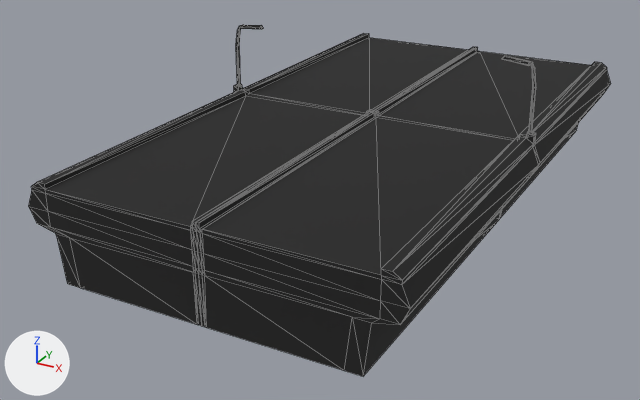
The glTF model public/road.glb as it was, and as the next commit left it.
Both versions are drawn from a 50 mm camera at (2.43, -5.15, 2.15) aimed at (-0.21, -0.36, -0.24). Lighting does not change. The marker at lower left points along +X, +Y and +Z. Mesh edges are drawn as thin lines. Vertices at the same position are counted once.

Script lines for the objects in view, before the commit:
```python
mat_tester = principled_material('Tester')
mat_tester.base_color = (0.0106, 0.0106, 0.0106)  # black #1a1a1a
mat_tester.roughness = 0.866
me_cube_001 = bpy.data.meshes.new('Cube.001')
me_cube_001.from_pydata(...)  # 308 vertices, 612 faces; spans x -1.15..1.15, y -2.0..2.0, z -0.28..0.79
me_cube_001.materials.append(mat_tester)  # black #1a1a1a
ob_cube = bpy.data.objects.new('Cube', me_cube_001)
ob_cube.location = (0.0, 0.0, 0.0)
```
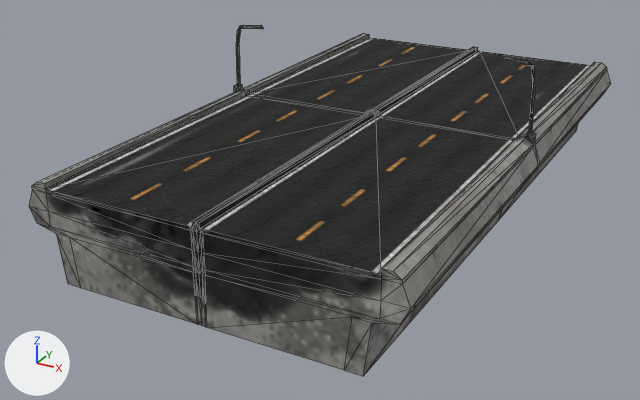
The newer file is also turned or shifted as a whole; pictures and numbers use the older file's frame.

The change, as a diff of the scene's bpy script:
```diff
--- a/public/road.glb.py
+++ b/public/road.glb.py
@@ img_image_1 @@
+img_image_1 = load_image('Image_1', '_unpacked/Image_1', 1024, 1024, 'Non-Color')
@@ img_image_2 @@
+img_image_2 = load_image('Image_2', '_unpacked/Image_2', 1024, 1024, 'Non-Color')
@@ img_image_0 @@
+img_image_0 = load_image('Image_0', '_unpacked/Image_0', 1024, 1024, 'sRGB')
@@ mat_tester @@
 mat_tester = bpy.data.materials.new('Tester')
-# nodes: BsdfPrincipled, OutputMaterial
-# colours: black #1a1a1a
+# nodes: BsdfPrincipled, NormalMap, OutputMaterial, SeparateColor, TexImage x3
+# uses the picture img_image_0
+# uses the picture img_image_1
+# uses the picture img_image_2
@@ me_cube_001 @@
 # used by ob_cube; location = (0.0, 0.0, 0.0)
-me_cube_001.from_pydata(...)  # 308 vertices, 612 faces; spans x -1.15..1.15, y -2.0..2.0, z -0.28..0.79
+me_cube_001.from_pydata(...)  # 270 vertices, 540 faces; spans x -1.15..1.15, y -2.0..2.0, z -0.28..0.79
+# me_cube_001 part 1: 246 kept faces spanning x -1.15..1.1, y -2.0..2.0, z -0.28..0.79 get new texture (UV) coordinates
 me_cube_001.materials.append(mat_tester)
```

Boxes (x1, y1, x2, y2) around the edits, measured in the pictures (640 x 400 px):
'Cube', surface changed, reshaped (black to grey)
    before: (29, 25, 611, 376)
    after: (29, 25, 610, 376)
part 1 of me_cube_001, surface changed (black to grey)
    both: (29, 26, 607, 325)
